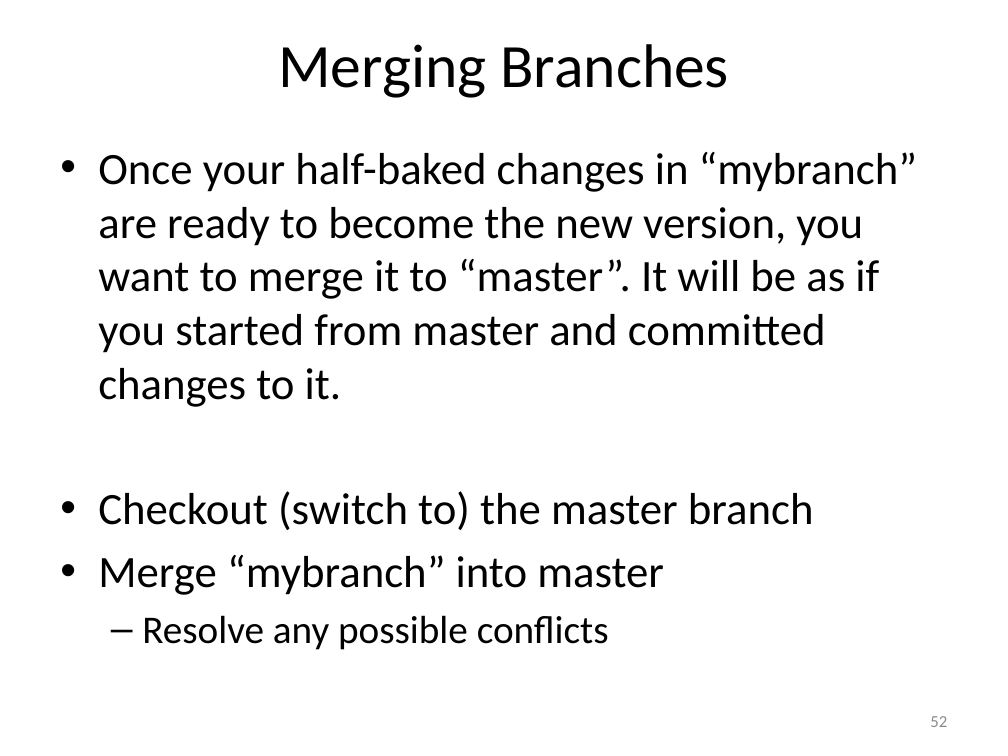
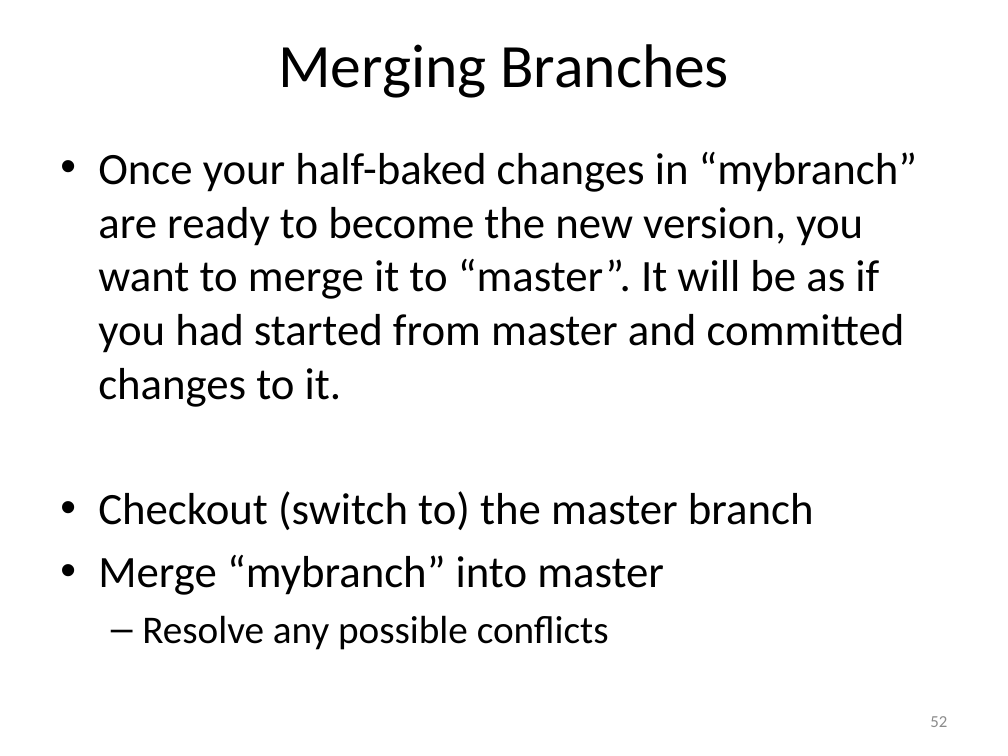
Before and after one commit to gazialankus/git-workshop-iue, a slide deck: slide 52 of Git Workshop.pptx. Drawn at 1008x756 pixels with LibreOffice and Linux fonts; fonts in the diff are those of the drawing. Boxes give left, top, right and bottom in pixels: in the first picture for what was removed or moved away, otherwise in the second. Text is boxed around its words. In the diff, an @@ line names an element or a change of style, - is before the commit and + after.

```diff
--- a/Git Workshop.pptx
+++ b/Git Workshop.pptx
@@ text at (98, 152, 917, 407): text changed @@
-• Once your half-baked changes in “mybranch” are ready to become the new version, you want to merge it to “master”. It will be as if you started from master and committed changes to it.
+• Once your half-baked changes in “mybranch” are ready to become the new version, you want to merge it to “master”. It will be as if you had started from master and committed changes to it.
```
Also in this commit, not shown: 6 other slides changed, 1 slide added.
